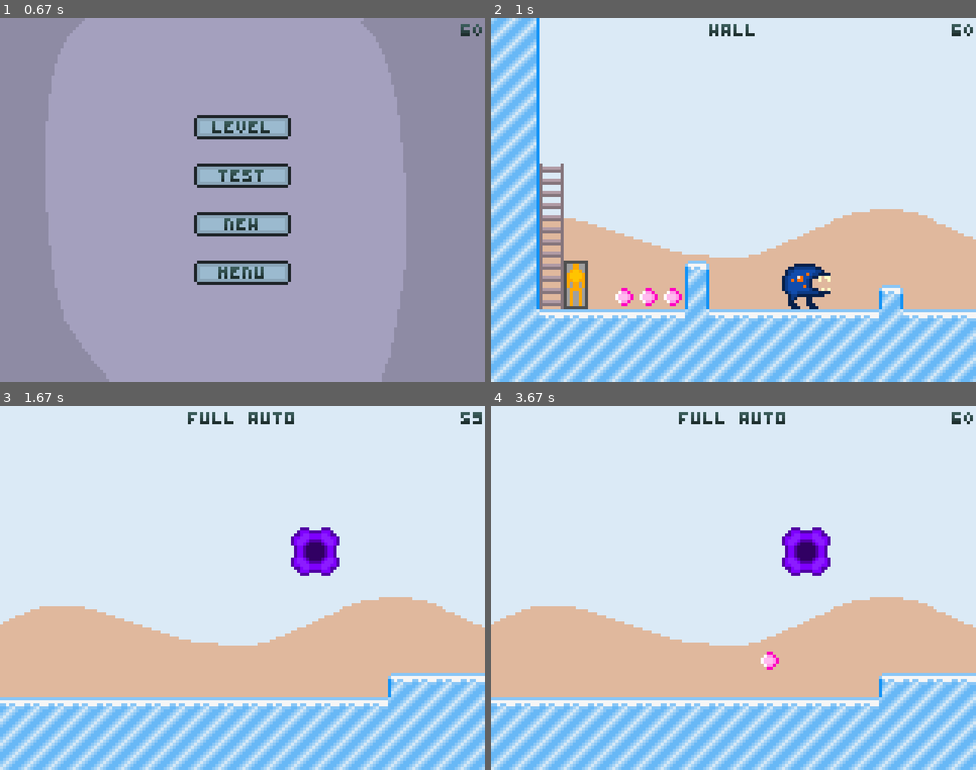
Above: before the commit, frames 1-4 (two rows, left to right).
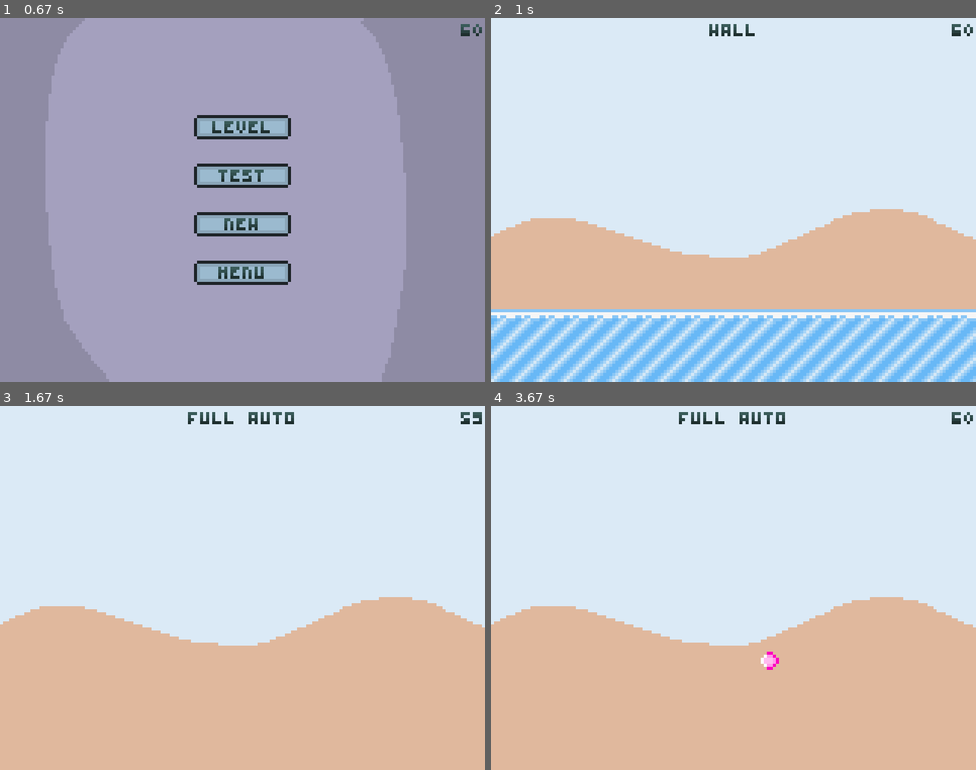
Above: after the commit, the same moments.

Repository: Panurb/explo
Game: pygame game, started from main.py
Two runs of this game, one before a commit and one after it. Both use one fixed random seed, a clock stepped at 60 frames per second and the inputs below.
Inputs (mouse positions are in pixels of both pictures, inside the frame that each line leads up to):
- Up to frame 1 (0.67 s): click (242, 174) at 0.38 s
- Up to frame 2 (1 s): click (733, 127) at 0.72 s
- Up to frame 3 (1.67 s): tap S at 1 s; hold Right from 1.33 s (still down); tap , at 1.48 s
- Up to frame 4 (3.67 s): release Right at 1.8 s; click (782, 668) at 1.88 s; hold Up 2.17-2.47 s; hold Right 2.5-2.97 s; tap , at 2.65 s; hold Left 3-3.53 s; tap . at 3.15 s; hold Down from 3.57 s (still down)

Frame 1 is identical in both runs. In frame 2, 12% of the frame differs, in the area x 0-85%, y 0-84%; in frame 3, 22%, in the area x 0-100%, y 33-100%; in frame 4, 22%.

Commit message:
Add TextInput, some new global vars, improve Charger

Diff:
--- a/data/lvl/level.txt
+++ b/data/lvl/level.txt
@@ -1,4 +1,4 @@
-(0, -1, sky)
+(0, -1)
 GI----------------GG
 GI----------------GG
 GI----------------GG
@@ -15,36 +15,19 @@
 GI----------------GG
 GI----------------GG
 
-(1, 0, sky)
+(0, 0)
 --------------------
 --------------------
 --------------------
 --------------------
 --------------------
-------------s-------
 --------------------
 --------------------
 --------------------
 --------------------
 --------------------
-----------------IIII
+--------------------
+--------------------
 IIIIIIIIIIIIIIIIIIII
 IIIIIIIIIIIIIIIIIIII
 IIIIIIIIIIIIIIIIIIII
-
-(0, 0, sky)
-II------------------
-II------------------
-II------------------
-II------------------
-II------------------
-II------------------
-II#-----------------
-II#-----------------
-II#-----------------
-II#-----------------
-II#C----I---h-------
-II#--024I-------I---
-IIIIIIIIIIIIIIIIIIII
-IIIIIIIIIIIIIIIIIIII
-IIIIIIIIIIIIIIIIIIII
--- a/editor.py
+++ b/editor.py
@@ -14,7 +14,7 @@
         self.room_x = x
         self.room_y = y
         self.object = 0
-        self.text = textbox.Textbox(OBJECT_NAMES[self.object], 0.5 * helpers.WIDTH, 0)
+        self.text = textbox.Textbox(OBJECT_NAMES[self.object], 0.5 * helpers.SCREEN_WIDTH, 0)
 
     def input(self, lvl, input_hand):
         room = lvl.room(self.room_x, self.room_y)
--- a/enemy.py
+++ b/enemy.py
@@ -375,8 +375,8 @@
 
     def die(self):
         Enemy.die(self)
-        self.add_gib(0, 0, -1, -1, 'left', 'charger_gibs')
-        self.add_gib(0, 0, 1, -1, 'right', 'charger_gibs')
+        self.add_gib(0, 0, -1, -2, 'left', 'charger_gibs')
+        self.add_gib(0, 0, 1, -2, 'right', 'charger_gibs')
         self.play_once('die')
 
     def see_player(self, player, room):
--- a/gameloop.py
+++ b/gameloop.py
@@ -34,7 +34,7 @@
         self.level = None
         self.player = None
         self.editor = None
-        self.clock_text = textbox.Textbox('', helpers.WIDTH - 0.5 * helpers.TILE_SIZE, 0)
+        self.clock_text = textbox.Textbox('', helpers.SCREEN_WIDTH - 0.5 * helpers.TILE_SIZE, 0)
 
         self.state = State.menu
 
@@ -65,7 +65,7 @@
             try:
                 room = self.level.room(self.player.room_x, self.player.room_y)
             except KeyError:
-                room = level.Room([], self.player.room_x, self.player.room_y, 'sky')
+                room = level.Room([], self.player.room_x, self.player.room_y)
                 self.level.rooms[(self.player.room_x, self.player.room_y)] = room
 
             self.player.input(self.input_hand, room)
@@ -89,7 +89,7 @@
                 self.editor.input(self.level, self.input_hand)
                 self.level.room(self.editor.room_x, self.editor.room_y).draw(self.screen, self.img_hand)
             except KeyError:
-                room = level.Room([], self.editor.room_x, self.editor.room_y, 'sky')
+                room = level.Room([], self.editor.room_x, self.editor.room_y)
                 self.level.rooms[(self.editor.room_x, self.editor.room_y)] = room
 
             self.editor.draw(self.screen, self.img_hand)
--- a/helpers.py
+++ b/helpers.py
@@ -4,9 +4,11 @@
 
 
 SCALE = 5
-WIDTH = 160 * SCALE
-HEIGHT = 120 * SCALE
+ROOM_WIDTH = 20
+ROOM_HEIGHT = 15
 TILE_SIZE = 8 * SCALE
+SCREEN_WIDTH = ROOM_WIDTH * TILE_SIZE
+SCREEN_HEIGHT = ROOM_HEIGHT * TILE_SIZE
 GRAVITY = 0.25 * SCALE
 TERMINAL_VELOCITY = 8 * SCALE
 
@@ -34,7 +36,7 @@
 
 
 def outside_screen(rect):
-    if rect.left > WIDTH or rect.right < 0 or rect.top > HEIGHT or rect.bottom < 0:
+    if rect.left > SCREEN_WIDTH or rect.right < 0 or rect.top > SCREEN_HEIGHT or rect.bottom < 0:
         return True
     else:
         return False
--- a/hud.py
+++ b/hud.py
@@ -24,8 +24,8 @@
 
         for key in self.rooms:
             room = self.rooms[key]
-            self.sprite.rect.x = 0.5 * helpers.WIDTH - ((width / 2 - room.x + min_x) * 14) * helpers.SCALE
-            self.sprite.rect.y = 0.5 * helpers.HEIGHT - ((height / 2 - room.y + min_y) * 12) * helpers.SCALE
+            self.sprite.rect.x = 0.5 * helpers.SCREEN_WIDTH - ((width / 2 - room.x + min_x) * 14) * helpers.SCALE
+            self.sprite.rect.y = 0.5 * helpers.SCREEN_HEIGHT - ((height / 2 - room.y + min_y) * 12) * helpers.SCALE
 
             if room.x == x and room.y == y:
                 self.sprite.play('active')
--- a/level.py
+++ b/level.py
@@ -16,21 +16,16 @@
         self.rooms = {}
         room = []
         coordinates = ()
-        bg = ''
         for line in lines:
             line = line.rstrip('\n')
 
             if line.find('(') == 0:
                 line = line.replace('(', '').replace(')', '').split(',')
                 coordinates = (int(line[0]), int(line[1]))
-                try:
-                    bg = line[2].replace(' ', '')
-                except IndexError:
-                    bg = 'sky'
                 continue
 
             if not line.rstrip():
-                self.rooms[coordinates] = Room(room, coordinates[0], coordinates[1], bg)
+                self.rooms[coordinates] = Room(room, coordinates[0], coordinates[1])
                 room = []
                 coordinates = ()
                 continue
@@ -45,7 +40,7 @@
 
         for room in self.rooms.values():
             room.reset()
-            tilemap = [['-' for _ in range(20)] for _ in range(15)]
+            tilemap = [['-' for _ in range(helpers.ROOM_WIDTH)] for _ in range(helpers.ROOM_HEIGHT)]
 
             for w in room.walls:
                 char = ''
@@ -113,7 +108,7 @@
                         break
 
             if not empty:
-                print('(' + str(room.x) + ', ' + str(room.y) + ', ' + room.bg + ')', file=f)
+                print('(' + str(room.x) + ', ' + str(room.y) + ')', file=f)
                 for row in tilemap:
                     print(''.join(row), file=f)
                 print('', file=f)
@@ -122,8 +117,8 @@
 
 
 class Room:
-    def __init__(self, tilemap, x, y, bg):
-        self.bg = bg
+    def __init__(self, tilemap, x, y):
+        self.bg = 'sky'
         self.bg_sprite = animatedsprite.AnimatedSprite('bg')
         self.bg_sprite.play(self.bg)
 
--- a/main.py
+++ b/main.py
@@ -6,10 +6,9 @@
 
 
 class Main:
-    def __init__(self, width=160, height=120):
+    def __init__(self, width, height):
         pygame.init()
-        size = (width, height)
-        self.screen = pygame.display.set_mode(size)
+        self.screen = pygame.display.set_mode((width, height))
         self.img_hand = imagehandler.ImageHandler()
         self.input_hand = inputhandler.InputHandler()
         self.loop = gameloop.GameLoop(self.screen, self.img_hand, self.input_hand)
@@ -22,5 +21,5 @@
             self.clock.tick(self.fps)
 
 if __name__ == '__main__':
-    main_window = Main(160 * helpers.SCALE, 120 * helpers.SCALE)
+    main_window = Main(helpers.SCREEN_WIDTH, helpers.SCREEN_HEIGHT)
     main_window.main_loop()
--- a/menu.py
+++ b/menu.py
@@ -139,7 +139,7 @@
 class Button(animatedsprite.AnimatedSprite):
     def __init__(self, x, y, button_type, text=''):
         animatedsprite.AnimatedSprite.__init__(self, 'menu')
-        self.rect.x = x + 0.5 * helpers.WIDTH - 16 * helpers.SCALE
+        self.rect.x = x + 0.5 * helpers.SCREEN_WIDTH - 16 * helpers.SCALE
         self.rect.y = y
         if text == '':
             text = button_type.name
@@ -170,3 +170,12 @@
             return gameloop.State.editor
         elif self.type is ButtonType.editor:
             return gameloop.State.editor_select
+
+
+class TextInput(animatedsprite.AnimatedSprite):
+    def __init__(self):
+        animatedsprite.AnimatedSprite.__init__(self, 'menu')
+        self.selected = False
+
+    def input(self, input_hand):
+        pass
--- a/player.py
+++ b/player.py
@@ -22,8 +22,11 @@
 
 class Player:
     def __init__(self, level):
-        self.x = level.room(0, 0).player_x
-        self.y = level.room(0, 0).player_y
+        try:
+            self.x = level.room(0, 0).player_x
+            self.y = level.room(0, 0).player_y
+        except KeyError:
+            self.x = self.y = 0
         self.room_x = 0
         self.room_y = 0
 
@@ -79,7 +82,7 @@
 
         self.save = save.Save(self.rect.x, self.rect.y, self.room_x, self.room_y, self.dir, self.abilities)
 
-        self.txtbox = textbox.Textbox('', 0.5 * helpers.WIDTH, 4 * helpers.SCALE)
+        self.txtbox = textbox.Textbox('', 0.5 * helpers.SCREEN_WIDTH, 4 * helpers.SCALE)
         self.map = hud.Map(level)
 
     def update(self, room):
@@ -322,22 +325,22 @@
                     self.weapon = Weapon.gun
 
     def change_room(self):
-        window_rect = pygame.Rect(0, 0, helpers.WIDTH, helpers.HEIGHT)
+        window_rect = pygame.Rect(0, 0, helpers.SCREEN_WIDTH, helpers.SCREEN_HEIGHT)
         if not window_rect.collidepoint(self.rect.center):
             self.bullets.empty()
 
-            if self.rect.centerx >= helpers.WIDTH:
+            if self.rect.centerx >= helpers.SCREEN_WIDTH:
                 self.room_x += 1
                 self.rect.centerx = 1 * helpers.SCALE
             if self.rect.centerx <= 0:
                 self.room_x -= 1
-                self.rect.centerx = helpers.WIDTH - 1 * helpers.SCALE
-            if self.rect.centery >= helpers.HEIGHT:
+                self.rect.centerx = helpers.SCREEN_WIDTH - 1 * helpers.SCALE
+            if self.rect.centery >= helpers.SCREEN_HEIGHT:
                 self.room_y += 1
                 self.rect.centery = 1 * helpers.SCALE
             if self.rect.centery <= 0:
                 self.room_y -= 1
-                self.rect.centery = helpers.HEIGHT - 1 * helpers.SCALE
+                self.rect.centery = helpers.SCREEN_HEIGHT - 1 * helpers.SCALE
 
             self.x = self.rect.x
             self.y = self.rect.y
--- a/textbox.py
+++ b/textbox.py
@@ -7,7 +7,7 @@
 
 
 class Textbox:
-    def __init__(self, string, x=0.5*helpers.WIDTH, y=0.5*helpers.HEIGHT):
+    def __init__(self, string, x=0.5*helpers.SCREEN_WIDTH, y=0.5*helpers.SCREEN_HEIGHT):
         self.x = x
         self.y = y
         self.chars = pygame.sprite.Group()
--- a/tile.py
+++ b/tile.py
@@ -45,10 +45,10 @@
 
         if self.rect.y - helpers.TILE_SIZE < 0:
             up = 1
-        elif self.rect.y + helpers.TILE_SIZE >= helpers.HEIGHT:
+        elif self.rect.y + helpers.TILE_SIZE >= helpers.SCREEN_HEIGHT:
             down = 1
 
-        if self.rect.x + helpers.TILE_SIZE >= helpers.WIDTH:
+        if self.rect.x + helpers.TILE_SIZE >= helpers.SCREEN_WIDTH:
             right = 1
         elif self.rect.x - helpers.TILE_SIZE < 0:
             left = 1
